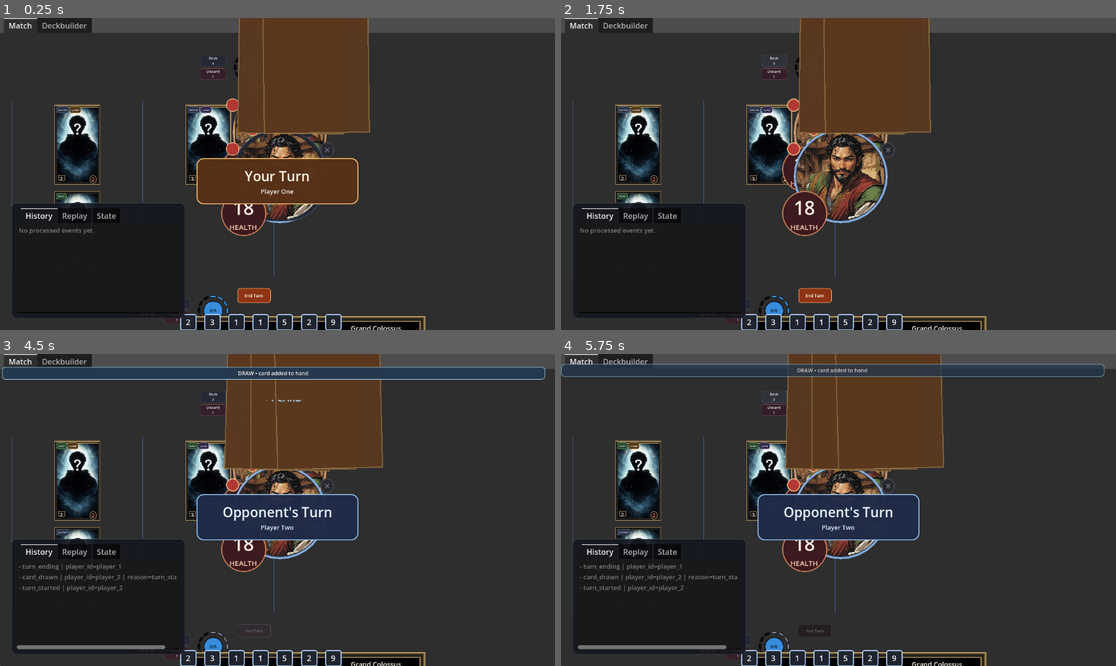
Above: before the commit, frames 1-4 (two rows, left to right).
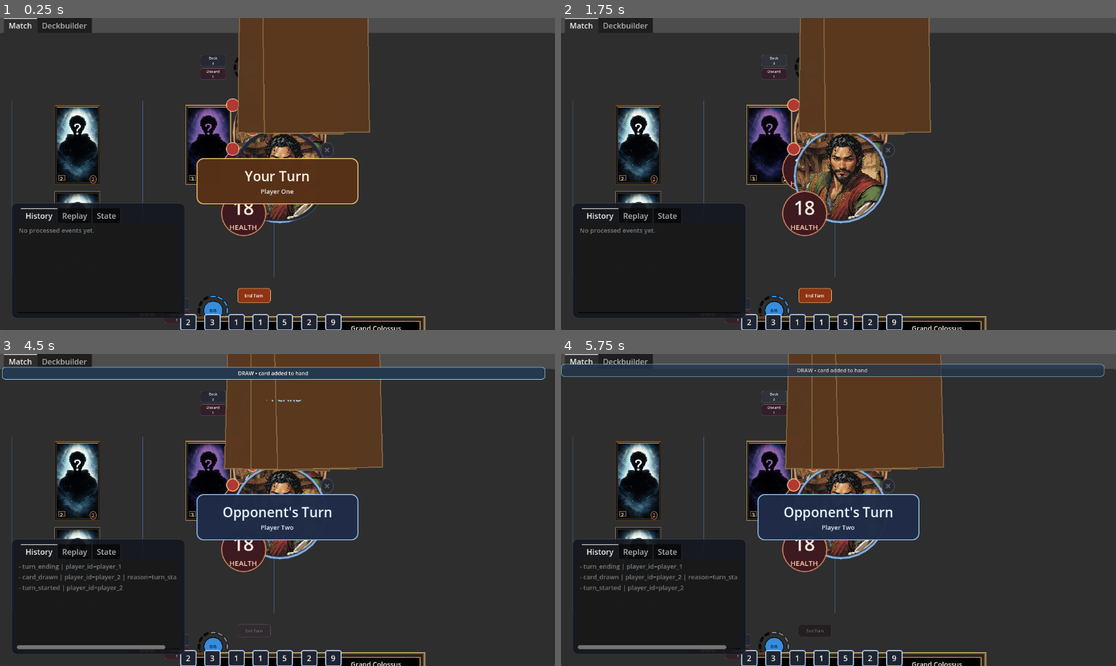
Above: after the commit, the same moments.

Repository: FlinnBurgess/elder-scrolls-legends
Game: Godot game, scene res://scenes/bootstrap/bootstrap.tscn
The game is run twice, just before and just after one commit, with the same random seed, the same clock (stepped at 60 frames per second) and the same inputs.
Inputs (mouse positions are in pixels of both pictures, inside the frame that each line leads up to):
- Up to frame 1 (0.25 s): no input
- Up to frame 2 (1.75 s): click "Deck 3" at 0.5 s; click "Discard 1" at 1.25 s
- Up to frame 3 (4.5 s): click (77, 481) at 2 s; click (77, 566) at 2.75 s; click (210, 481) at 3.5 s; click "End Turn" at 4.25 s
- Up to frame 4 (5.75 s): click "Deck 2" at 5 s

The runs differ from the first frame. In frame 1, 0.8% of the frame differs, in the area x 9-42%, y 27-97%; in frame 2, 1.0%; in frame 3, 0.8%; in frame 4, 0.8%.

Commit message:
Replace card status badges with visual indicators and fix cover clearing
Remove all text tag badges (READY, WAITING, GUARD, COVER, etc.) from
board cards. Guard is now shown as a thick dark brown top border on the
card frame. Cover applies a dark purplish hue to the card art. Cover
now correctly clears when a creature attacks (e.g. Charge creatures).

Co-Authored-By: Claude Opus 4.6 <noreply@anthropic.com>

Diff:
--- a/src/core/match/match_combat.gd
+++ b/src/core/match/match_combat.gd
@@ -53,6 +53,10 @@
 
 	var attacker: Dictionary = validation["attacker"]
 	attacker["has_attacked_this_turn"] = true
+	if EvergreenRules.has_raw_status(attacker, EvergreenRules.STATUS_COVER):
+		EvergreenRules.remove_status(attacker, EvergreenRules.STATUS_COVER)
+		attacker.erase("cover_expires_on_turn")
+		attacker.erase("cover_granted_by")
 
 	var events: Array = []
 	events.append({
--- a/src/ui/components/CardDisplayComponent.gd
+++ b/src/ui/components/CardDisplayComponent.gd
@@ -283,6 +283,17 @@
 	_apply_panel_style(_attack_badge, Color(0.08, 0.06, 0.04, 0.98), Color(0.72, 0.62, 0.42, 0.96), _scaled_border_width(2, scale), 0)
 	# Health badge – circular (corner radius = half the badge side)
 	_apply_panel_style(_health_badge, Color(0.08, 0.06, 0.04, 0.98), Color(0.72, 0.62, 0.42, 0.96), _scaled_border_width(2, scale), _scaled_int(15, scale))
+	# Guard: thick dark brown top border on outer frame
+	if EvergreenRules.has_keyword(_card_data, EvergreenRules.KEYWORD_GUARD):
+		var outer_style := _outer_frame.get_theme_stylebox("panel") as StyleBoxFlat
+		if outer_style:
+			outer_style.border_width_top = _scaled_border_width(8, scale)
+			outer_style.border_color = Color(0.36, 0.22, 0.08, 1.0)
+	# Cover: dark purplish hue on card art
+	if bool(_card_data.get("_cover_active", false)):
+		_art_texture.modulate = Color(0.6, 0.4, 0.7, 1.0)
+	else:
+		_art_texture.modulate = Color.WHITE
 	_name_label.add_theme_color_override("font_color", COLOR_TEXT)
 	_subtype_label.add_theme_color_override("font_color", COLOR_TEXT_MUTED)
 	_rules_label.add_theme_color_override("default_color", COLOR_RULES_TEXT)
--- a/src/ui/match_screen.gd
+++ b/src/ui/match_screen.gd
@@ -2152,7 +2152,10 @@
 		return null
 	component.name = "%s_card_display" % instance_id
 	component.set_anchors_and_offsets_preset(PRESET_FULL_RECT)
-	component.apply_card(card, _card_presentation_mode(card, surface))
+	var display_card := card.duplicate(true)
+	if surface == "lane" and EvergreenRules.is_cover_active(_match_state, card):
+		display_card["_cover_active"] = true
+	component.apply_card(display_card, _card_presentation_mode(card, surface))
 	return component
 
 
@@ -2177,22 +2180,8 @@
 			content_root.add_child(hand_badges)
 
 
-func _build_lane_status_badges(card: Dictionary, instance_id: String) -> HBoxContainer:
-	if str(card.get("card_type", "")) != "creature":
-		return null
-	var row := HBoxContainer.new()
-	row.name = "%s_combat_badges" % instance_id
-	row.position = Vector2(8, 8)
-	row.add_theme_constant_override("separation", 4)
-	row.add_child(_build_text_badge("%s_readiness" % instance_id, _lane_readiness_badge_text(card), Color(0.17, 0.2, 0.27, 0.99), Color(0.55, 0.67, 0.84, 0.94), Color(0.9, 0.94, 0.99, 1.0), 9, Vector2(0, 20)))
-	if _lane_readiness_badge_text(card) == "READY":
-		var readiness_badge := row.get_child(0) as PanelContainer
-		_apply_panel_style(readiness_badge, Color(0.16, 0.28, 0.18, 0.99), Color(0.58, 0.92, 0.61, 0.98), 1, 8)
-	if EvergreenRules.has_keyword(card, EvergreenRules.KEYWORD_GUARD):
-		row.add_child(_build_text_badge("%s_guard" % instance_id, "GUARD", Color(0.31, 0.22, 0.1, 0.99), Color(0.95, 0.78, 0.4, 0.98), Color(1.0, 0.96, 0.88, 1.0), 9, Vector2(0, 20)))
-	if EvergreenRules.is_cover_active(_match_state, card):
-		row.add_child(_build_text_badge("%s_cover" % instance_id, "COVER", Color(0.17, 0.15, 0.28, 0.99), Color(0.77, 0.67, 0.97, 0.98), Color(0.98, 0.95, 1.0, 1.0), 9, Vector2(0, 20)))
-	return row
+func _build_lane_status_badges(_card: Dictionary, _instance_id: String) -> HBoxContainer:
+	return null
 
 
 func _lane_readiness_badge_text(card: Dictionary) -> String:
